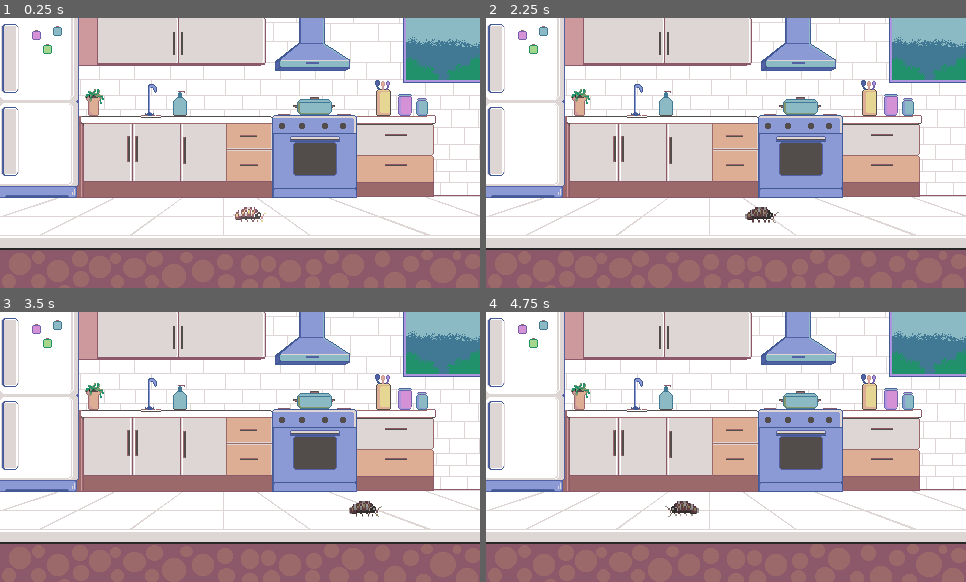
Above: before the commit, frames 1-4 (two rows, left to right).
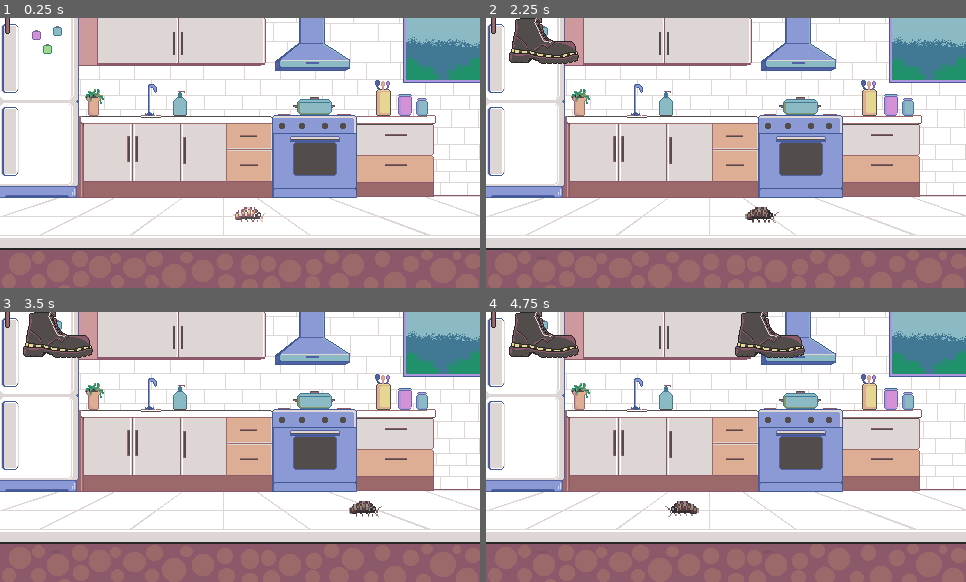
Above: after the commit, the same moments.

Repository: vineethjkatti-tech/dontsteponme
Game: Godot game, scene res://main.tscn
Two runs of this game, one before a commit and one after it. Both use one fixed random seed, a clock stepped at 60 frames per second and the inputs below.
Inputs (mouse positions are in pixels of both pictures, inside the frame that each line leads up to):
- Up to frame 1 (0.25 s): no input
- Up to frame 2 (2.25 s): tap Enter at 0.5 s; move the mouse to (831, 139) at 0.52 s; hold D (right) 0.53-1.28 s; tap Space (curl) at 0.6, 1.35, 2 s; click (831, 139) at 0.67 s; move the mouse to (630, 166) at 1.27 s; hold Down 1.28-2.03 s; move the mouse to (774, 93) at 2.02 s; hold D (right) from 2.03 s (still down); tap Alt at 2.1 s
- Up to frame 3 (3.5 s): tap Space (curl) at 2.3, 3.05 s; move the mouse to (216, 501) at 2.77 s; release D (right) at 2.78 s; hold Up from 2.78 s (still down); tap Shift at 2.85 s; click (216, 501) at 2.92 s
- Up to frame 4 (4.75 s): tap Enter at 3.5 s; move the mouse to (870, 487) at 3.52 s; release Up at 3.53 s; hold A (left) from 3.53 s (still down); tap Space (curl) at 3.6, 4.35 s; move the mouse to (582, 406) at 4.27 s

The runs differ from the first frame. In frame 1, less than 0.1% of the frame differs, in the area x 1-3%, y 0-6%; in frame 2, 1.7%; in frame 3, 1.7%; in frame 4, 3.3%, in the area x 1-67%, y 0-18%.

Commit message:
Added Sprites to scripts and postioned them properly and also wrote new scripts for different scenes

Diff:
--- /dev/null
+++ b/chair.gd
@@ -0,0 +1,24 @@
+extends Area2D
+
+@export var broken_texture: Texture2D = preload("res://chair-broken.png")
+
+@onready var sprite: Sprite2D = $Sprite2D
+@onready var collision_shape: CollisionShape2D = $CollisionShape2D
+
+var is_broken: bool = false
+
+func break_chair() -> void:
+	if is_broken:
+		return
+	is_broken = true
+
+	# disable collision so it can't absorb a second hit
+	collision_shape.set_deferred("disabled", true)
+
+	# swap to broken chair sprite
+	sprite.texture = broken_texture
+
+	# slight splinter shake and fade away for cinemtaic effect!!
+	var tween := create_tween()
+	tween.tween_property(sprite, "modulate:a", 0.0, 1.2).set_delay(0.4)
+	tween.tween_callback(queue_free)
--- /dev/null
+++ b/chair.tscn
@@ -0,0 +1,18 @@
+[gd_scene format=3 uid="uid://dehqrnnwc5rgg"]
+
+[ext_resource type="Script" uid="uid://bgvtipp7qij5h" path="res://chair.gd" id="1_58eu7"]
+[ext_resource type="Texture2D" uid="uid://blvf5387m4epg" path="res://chair.png" id="1_knj3a"]
+
+[sub_resource type="RectangleShape2D" id="RectangleShape2D_24m23"]
+size = Vector2(29, 14)
+
+[node name="Chair" type="Area2D" unique_id=19315024 groups=["chair"]]
+script = ExtResource("1_58eu7")
+
+[node name="Sprite2D" type="Sprite2D" parent="." unique_id=972195234]
+z_index = 1
+texture = ExtResource("1_knj3a")
+
+[node name="CollisionShape2D" type="CollisionShape2D" parent="." unique_id=89532958]
+position = Vector2(-1, -5)
+shape = SubResource("RectangleShape2D_24m23")
--- /dev/null
+++ b/foot_hazard.gd
@@ -0,0 +1,73 @@
+extends Area2D
+
+signal hazard_finished
+
+@export var telegraph_time = 1.5
+@export var slam_duration = 0.08
+
+# to preload the two boot frames
+var tex_falling: Texture2D = preload("res://boot2.png")
+var tex_slam: Texture2D = preload("res://boot1.png")
+
+@onready var shadow: Sprite2D = $ShadowSprite
+@onready var boot: Sprite2D = $BootSprite
+@onready var hitbox: CollisionShape2D = $HitBox
+
+
+var has_hit_chair: bool = false
+
+func _ready() -> void:
+	hitbox.disabled = true
+
+	# place the boot way high before the slam
+	boot.texture = tex_falling
+	boot.position.y = -220.0
+
+	# starting the shadow small and increasing its size
+	shadow.scale = Vector2(0.15, 0.15)
+	shadow.modulate.a = 0.1
+
+func start_telegraph() -> void:
+	var tween := create_tween().set_parallel(true)
+	# expand shadow to full scale and darken it over telegraph_time
+	tween.tween_property(shadow, "scale", Vector2(1.0, 1.0), telegraph_time)
+	tween.tween_property(shadow, "modulate:a", 0.85, telegraph_time)
+	tween.chain().tween_callback(slam_down)
+
+func slam_down() -> void:
+	var drop_tween := create_tween()
+	# drop rapidly down to impact the ground (y = 0 relative to FootHazard)
+	drop_tween.tween_property(boot, "position:y", 0.0, slam_duration).set_trans(Tween.TRANS_QUAD).set_ease(Tween.EASE_IN)
+	drop_tween.tween_callback(trigger_impact)
+
+func trigger_impact() -> void:
+	boot.texture = tex_slam
+	hitbox.disabled = false
+
+	var overlapping_areas: Array[Area2D] = get_overlapping_areas()
+	var overlapping_bodies: Array[Node2D] = get_overlapping_bodies()
+
+	for area in overlapping_areas:
+		if area.is_in_group("chair"):
+			has_hit_chair = true
+			if area.has_method("break_chair"):
+				area.break_chair()
+			break
+
+	if not has_hit_chair:
+		for body in overlapping_bodies:
+			if body.is_in_group("player"):
+				if body.has_method("take_hit"):
+					body.take_hit(global_position.x)
+
+	await get_tree().create_timer(0.35).timeout
+	hitbox.disabled = true
+
+	boot.texture = tex_falling
+	var lift_tween := create_tween()
+	lift_tween.tween_property(boot, "position:y", -240.0, 0.25).set_trans(Tween.TRANS_QUAD).set_ease(Tween.EASE_OUT)
+	lift_tween.tween_callback(_on_hazard_complete)
+
+func _on_hazard_complete() -> void:
+	hazard_finished.emit()
+	queue_free()
--- a/foot_hazard.tscn
+++ b/foot_hazard.tscn
@@ -1,9 +1,23 @@
 [gd_scene format=3 uid="uid://cuwets7ggroug"]
 
-[node name="FootHazard" type="Node2D" unique_id=99947470]
+[ext_resource type="Texture2D" uid="uid://c5dc2ih1sxc5r" path="res://shadow-png.png" id="1_b0gcl"]
+[ext_resource type="Script" uid="uid://duobnmao83i8p" path="res://foot_hazard.gd" id="1_yg1cj"]
+[ext_resource type="Texture2D" uid="uid://1lhr2fqr18hh" path="res://boot2.png" id="2_yg1cj"]
 
-[node name="Sprite2D" type="Sprite2D" parent="." unique_id=285994531]
+[sub_resource type="RectangleShape2D" id="RectangleShape2D_djjye"]
+size = Vector2(76, 20)
 
-[node name="Sprite2D2" type="Sprite2D" parent="." unique_id=730013207]
+[node name="FootHazard" type="Area2D" unique_id=2132776443]
+script = ExtResource("1_yg1cj")
 
-[node name="CollisionShape2D" type="CollisionShape2D" parent="." unique_id=925266151]
+[node name="ShadowSprite" type="Sprite2D" parent="." unique_id=285994531]
+texture = ExtResource("1_b0gcl")
+
+[node name="BootSprite" type="Sprite2D" parent="." unique_id=730013207]
+z_index = 2
+texture = ExtResource("2_yg1cj")
+
+[node name="HitBox" type="CollisionShape2D" parent="." unique_id=925266151]
+position = Vector2(3, 17)
+shape = SubResource("RectangleShape2D_djjye")
+disabled = true
--- a/main.tscn
+++ b/main.tscn
@@ -3,6 +3,7 @@
 [ext_resource type="Texture2D" uid="uid://cckmet8dpdk08" path="res://back-Ground.png" id="1_ig7tw"]
 [ext_resource type="PackedScene" uid="uid://dxrfwxac6rqq0" path="res://player2D.tscn" id="2_0xm2m"]
 [ext_resource type="PackedScene" uid="uid://b68rigwov7fdf" path="res://shoe_spawner.tscn" id="3_h2yge"]
+[ext_resource type="PackedScene" uid="uid://dehqrnnwc5rgg" path="res://chair.tscn" id="4_1bvp3"]
 
 [node name="Main" type="Node2D" unique_id=1555962016]
 
@@ -15,3 +16,5 @@
 position = Vector2(240, -30)
 
 [node name="ShoeSpawner" parent="." unique_id=6032976 instance=ExtResource("3_h2yge")]
+
+[node name="Chair" parent="." unique_id=19315024 instance=ExtResource("4_1bvp3")]
--- a/player2D.gd
+++ b/player2D.gd
@@ -75,3 +75,25 @@
 	print("Cooldown over! Can curl again.")
 	can_curl = true
 	modulate = Color(1.0, 1.0, 1.0)
+
+func take_hit(_hazard_x: float) -> void:
+	if is_curled:
+		# survived the stomp by being curled up!
+		print("Armored! Survived the stomp.")
+		# tiny camera shake or squash flash
+		var tween := create_tween()
+		tween.tween_property(sprite_2d, "modulate", Color(1.5, 1.5, 1.5), 0.08)
+		tween.tween_property(sprite_2d, "modulate", Color(1.0, 1.0, 1.0), 0.08)
+	else:
+		# flattened / Game Over
+		print("Squashed! Game Over.")
+		set_physics_process(false)
+
+		# squish visual
+		var death_tween := create_tween()
+		death_tween.tween_property(sprite_2d, "scale:y", 0.1, 0.1)
+		death_tween.tween_callback(func():
+			# Reload scene after 1 second
+			await get_tree().create_timer(1.0).timeout
+			get_tree().reload_current_scene()
+		)
--- a/player2D.tscn
+++ b/player2D.tscn
@@ -108,7 +108,7 @@
 [sub_resource type="RectangleShape2D" id="RectangleShape2D_ggmb5"]
 size = Vector2(30, 13)
 
-[node name="Node2D" type="CharacterBody2D" unique_id=675435585]
+[node name="Node2D" type="CharacterBody2D" unique_id=675435585 groups=["player"]]
 position = Vector2(8, 3)
 script = ExtResource("1_ggmb5")
 
--- a/shoe_spawner.tscn
+++ b/shoe_spawner.tscn
@@ -1,9 +1,11 @@
 [gd_scene format=3 uid="uid://b68rigwov7fdf"]
 
 [ext_resource type="Script" uid="uid://b4tv8bpgud5br" path="res://spawn_logic.gd" id="1_fldcc"]
+[ext_resource type="PackedScene" uid="uid://cuwets7ggroug" path="res://foot_hazard.tscn" id="2_s68ig"]
 
 [node name="ShoeSpawner" type="Node2D" unique_id=6032976]
 script = ExtResource("1_fldcc")
+foot_hazard_scene = ExtResource("2_s68ig")
 floor_y = null
 
 [node name="HazardTimer" type="Timer" parent="." unique_id=490881763]
--- a/spawn_logic.gd
+++ b/spawn_logic.gd
@@ -1,7 +1,7 @@
 extends Node2D
 
 @export var foot_hazard_scene: PackedScene
-@export var floor_y = 240.0
+@export var floor_y: float = 240.0
 @onready var hazard_timer: Timer = $HazardTimer
 
 var survival_time =  0.0
@@ -89,11 +89,10 @@
 	for x_pos in spawn_positions:
 		instantiate_foot(x_pos)
 
-func instantiate_foot(pos_x: float) -> void:
-	var hazard := foot_hazard_scene.instantiate()
-	hazard.global_position.x = Vector2(pos_x, floor_y)
+func instantiate_foot(spawn_x: float) -> void:
+	var hazard = foot_hazard_scene.instantiate()
+	hazard.global_position = Vector2(spawn_x, floor_y)  # Must take exactly 2 arguments (x and y)
+	get_parent().add_child(hazard)
 
 	if "telegraph_time" in hazard:
 		hazard.telegraph_time = telegraph_duration
-
-		get_parent().add_child(hazard)
Binary file added: boot1.png
Not shown, added: boot1.png.import
Binary file added: boot2.png
Not shown, added: boot2.png.import
Binary file added: chair-broken.png
Not shown, added: chair-broken.png.import
Not shown, added: chair.gd.uid
Binary file added: chair.png
Not shown, added: chair.png.import
Not shown, added: foot_hazard.gd.uid
Binary file added: shadow-png.png
Not shown, added: shadow-png.png.import
